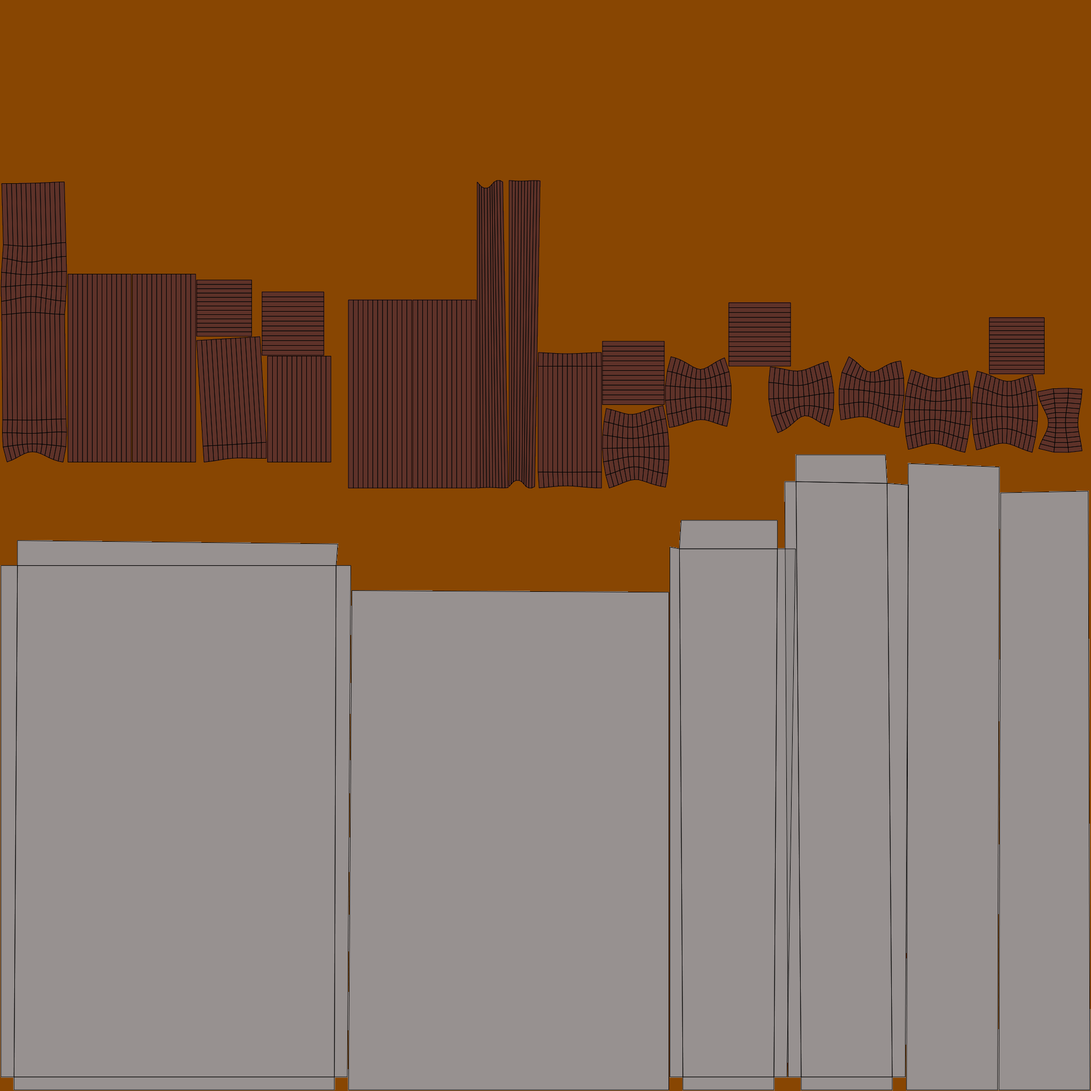
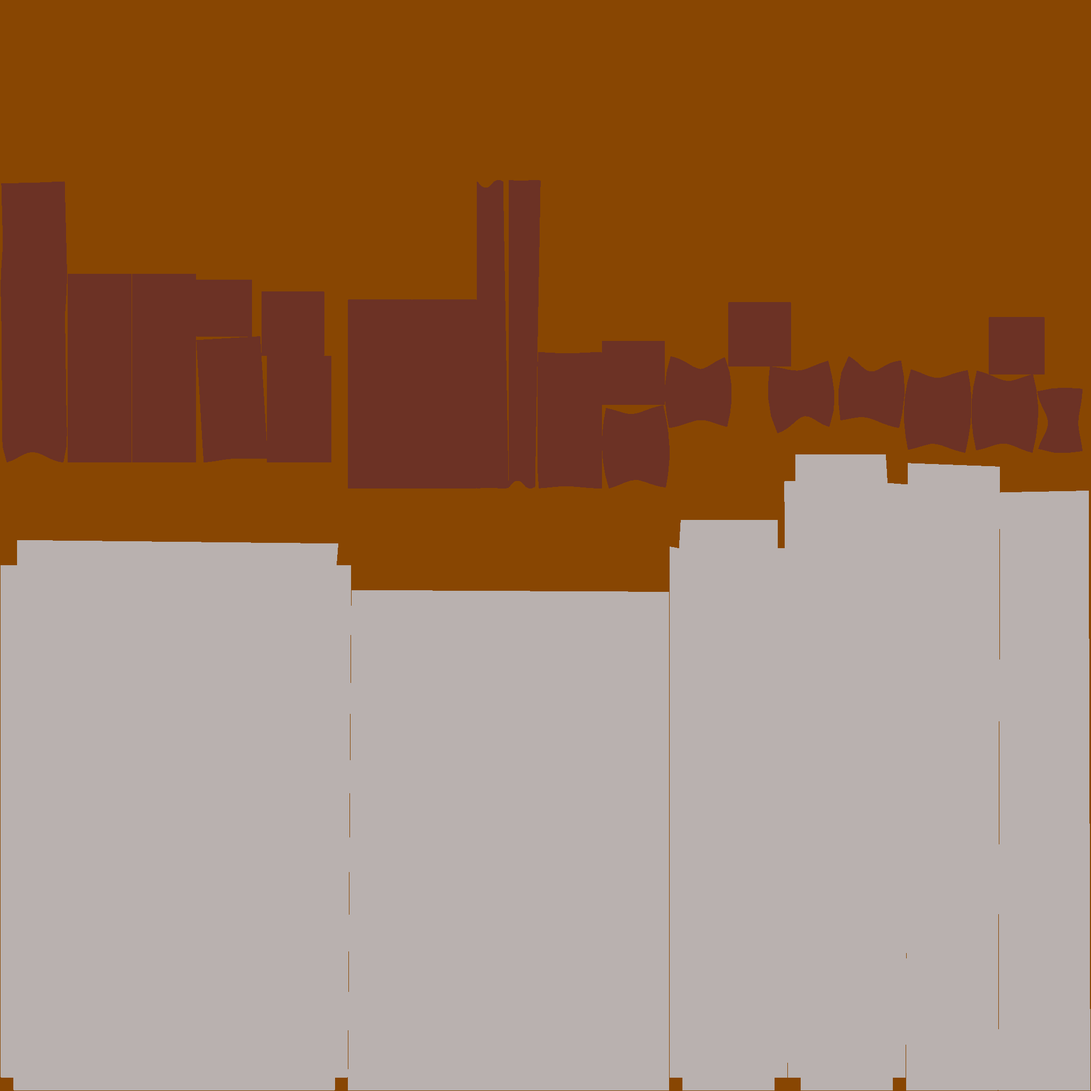
Two versions of the same layered image (1091 × 1091). Layer-by-layer changes:
hid "UV.png" over bbox(0, 180, 1091, 1091)
